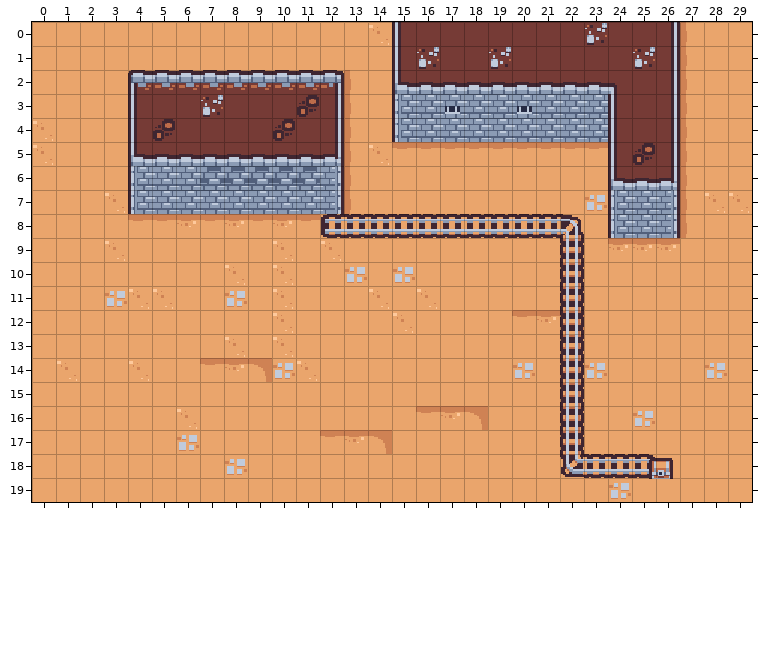
One commit to this Tiled map: assets/maps/treasure.tmx. The first picture shows the starting point.
Cells are 16x16 px. Shown: x 0..29, y 0..19.
The same view after the edit:
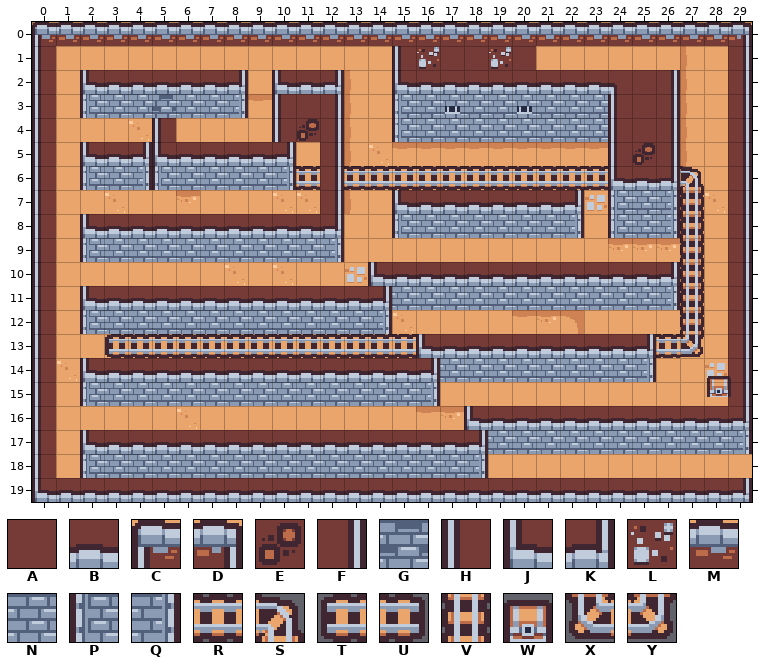
Key: from "tilemap_packed": A 0, B 2, C 4, D 5, E 12, F 13, G 14, H 15, J 16, K 17, L 24, M 26, N 40, P 57, Q 59, R 70, S 71, T 79, U 80, V 83, W 89, X 93, Y 95.
_ is an empty cell, # one hidden under a higher layer.
Objects are placed by their top-left corner, in cells (3,4 is the top-left corner of cell 3,4); size is 1x1 cell unless given.
Tiles replaced or removed in this view: A, B, C, D, E, F, G, H, J, K, L, M, N, P, Q, R, S, T, U, V, X.
The edit:
Changed rows in their new state; . is an unchanged cell.
Layer "Tile Layer 3":
first column x 3:
 6 ........R.RRRRRRRRRRR...S
 7 ........................V
 8 .........___________....V
 9 ..................._....V
10 ..................._....V
11 ..................._....V
12 ..................._....V
13 TRRRRRRRRRRRR......#...RY
14 ..................._.....
15 ..................._.....
16 ..................._.....
17 ..................._.....
18 ...................____..
Layer "Tile Layer 2":
first column x 0:
 0 CMMMMMMMMMMMMMMMMMMMMMMMMMMMMD
 1 H....................______..F
 2 H.JBBBBBK_JBK................F
 3 H.PNNGNNQ_HA.................F
 4 H..._H____HE.................F
 5 H.JBKJ....K_F................F
 6 H.PNQP.NNNQ_F................F
 7 H...________F..JBBBBBBK......F
 8 H.JBBBBBBBBBK..PNNNNNNQ......F
 9 H.PNNNNNNNNNQ................F
10 H.............JBBBBBBBBBBBK..F
11 H.JBBBBBBBBBBBKNNNNNNNNNNNQ..F
12 H.PNNNNNNNNNNNQ..............F
13 H...............JBBBBBBBBK...F
14 H.JBBBBBBBBBBBBBKNNNNNNNNQ...F
15 H.PNNNNNNNNNNNNNQ............F
16 H.................JBBBBBBBBBBK
17 H.JBBBBBBBBBBBBBBBKNNNNNNNNNNQ
18 H.PNNNNNNNNNNNNNNNQ...........
19 JBBBBBBBBBBBBBBBBBBBBBBBBBBBBK
Layer "Object Layer 1":
changed: W at 25.7,18.1 -> W at 28.1,14.6
